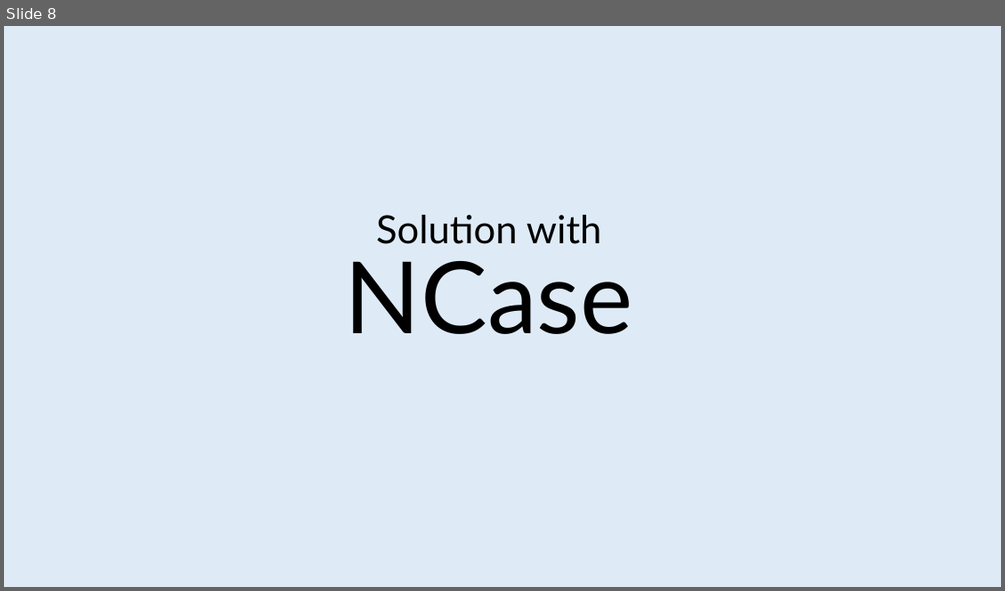
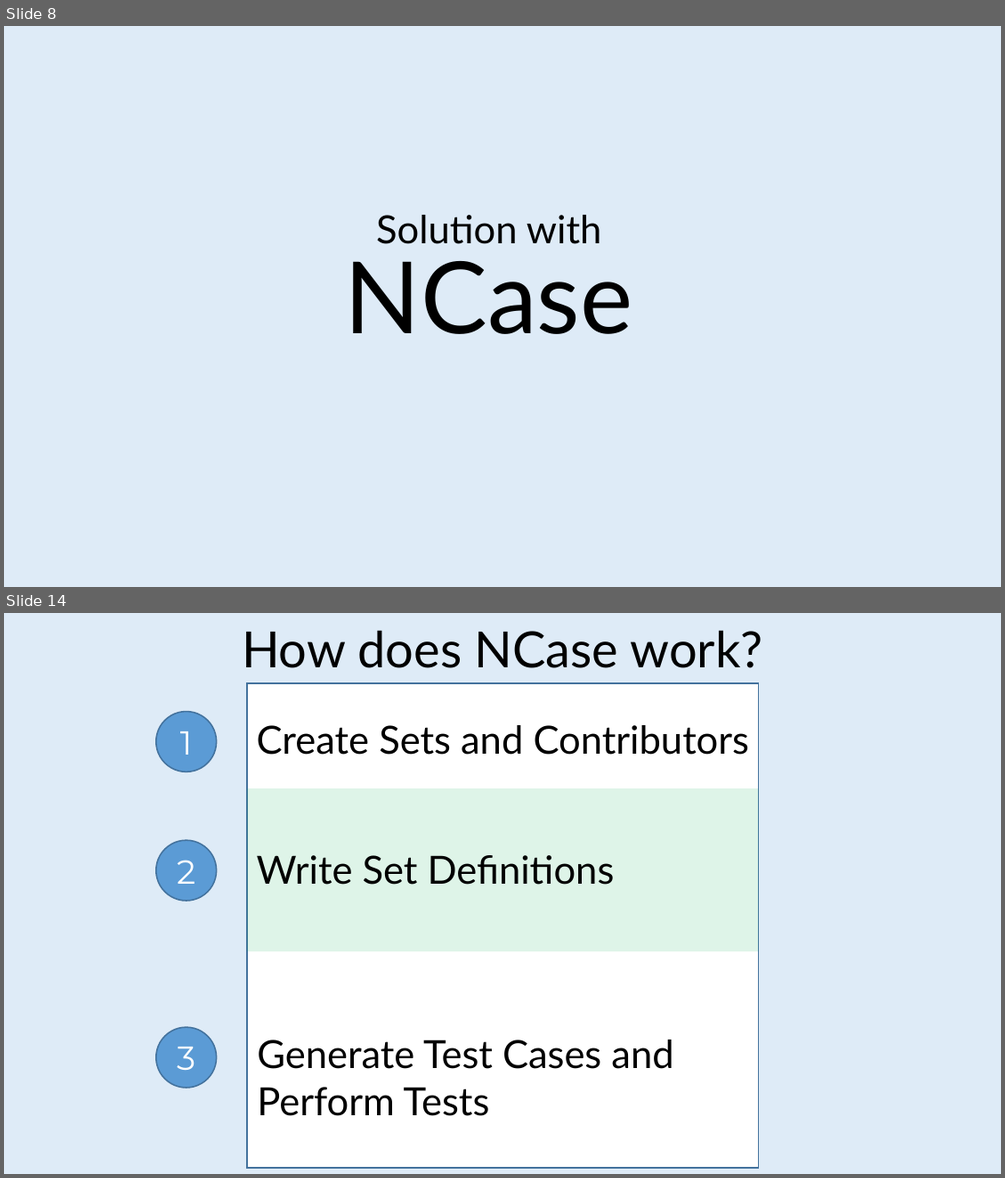
Before and after one commit to jeromerg/NCase, a slide deck: src/Documentation/Slides/Slides.pptx. Shown one above the other, each under a label of ours: slide 8 before the commit, slides 8 and 14 after it; the slides between them are not shown. The pictures are 1005x591 and 1005x1178 pixels, drawn with LibreOffice and Linux fonts; fonts in the diff are those of the drawing. Boxes give left, top, right and bottom in pixels: in the first picture for what was removed or moved away, otherwise in the second. Text is boxed around its words. In the diff, an @@ line names an element or a change of style, - is before the commit and + after.

```diff
--- a/src/Documentation/Slides/Slides.pptx
+++ b/src/Documentation/Slides/Slides.pptx
@@ slide 14 added at [4,613,1001,1174], background #DEEBF7 @@
@@ text added at [242,630,763,668], 36 pt, text #000000 @@
+How does NCase work?
@@ rectangle added at [247,684,759,1168], fill #FFFFFF, outline #43739E 1 pt @@
@@ ellipse added at [155,712,217,772], fill #5B9BD5, outline #43739E 1 pt, 24 pt, text #FFFFFF @@
+1
@@ text added at [257,725,749,755], 28 pt, text #000000 @@
+Create Sets and Contributors
@@ rectangle added at [247,788,759,952], fill #00B050 at 13% opacity @@
@@ ellipse added at [155,840,217,901], fill #5B9BD5, outline #43739E 1 pt, 24 pt, text #FFFFFF @@
+2
@@ text added at [257,855,615,884], 28 pt, text #000000 @@
+Write Set Definitions
@@ ellipse added at [155,1027,217,1087], fill #5B9BD5, outline #43739E 1 pt, 24 pt, text #FFFFFF @@
+3
@@ text added at [257,1039,673,1116], 28 pt, text #000000 @@
+Generate Test Cases and Perform Tests
```
Also in this commit, not shown: 12 slides changed, 8 other slides added, 2 slides removed.
